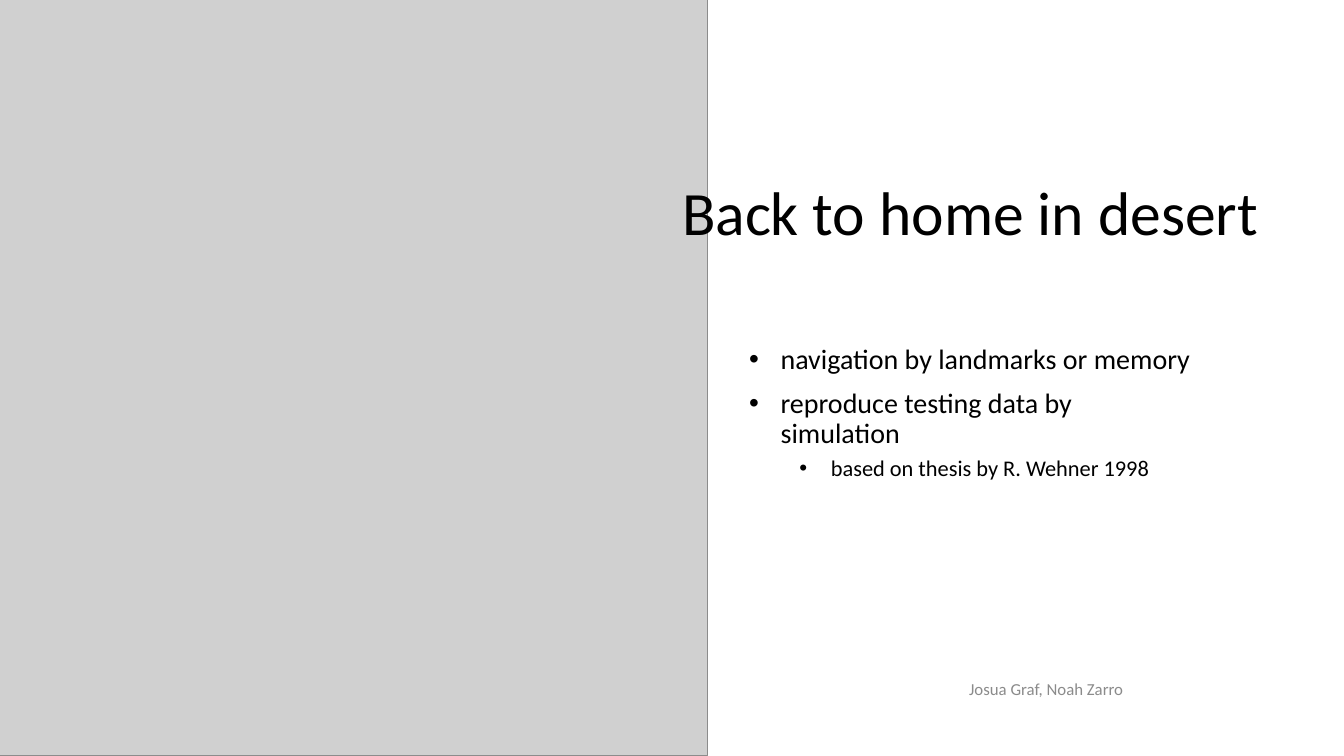
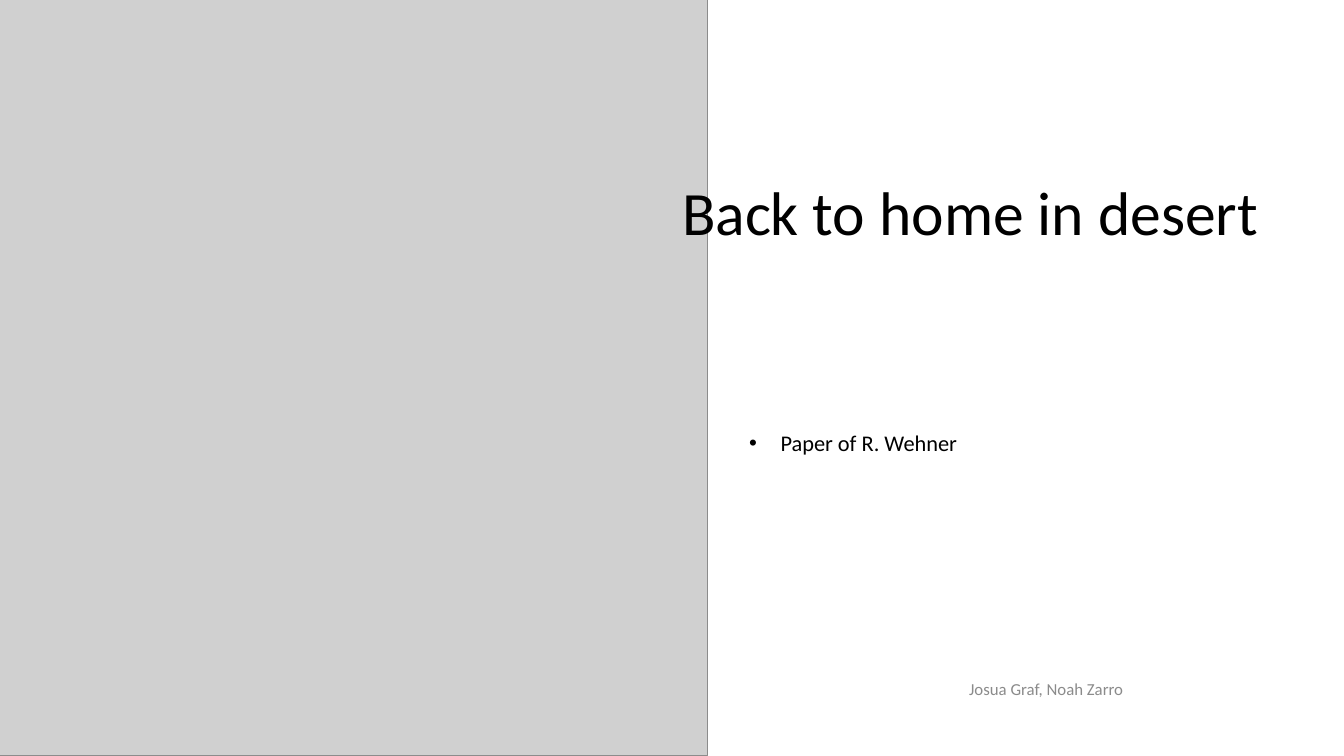
Before and after one commit to noahzarro/project_template, a slide deck: slide 1 of flashtalk/Back to home in desert.pptx. Drawn at 1344x756 pixels with LibreOffice and Linux fonts; fonts in the diff are those of the drawing; grey boxes stand for pictures; background and template pictures are left out. Boxes give left, top, right and bottom in pixels: in the first picture for what was removed or moved away, otherwise in the second. Text is boxed around its words. In the diff, an @@ line names an element or a change of style, - is before the commit and + after.

```diff
--- a/flashtalk/Back to home in desert.pptx
+++ b/flashtalk/Back to home in desert.pptx
@@ subtitle at [781, 435, 957, 455]: text changed; size 20 to 16 pt @@
-• navigation by landmarks or memory
-• reproduce testing data by simulation
-  • based on thesis by R. Wehner 1998
+• Paper of R. Wehner
```
Also in this commit, not shown: 1 slide added, 6 other files.
